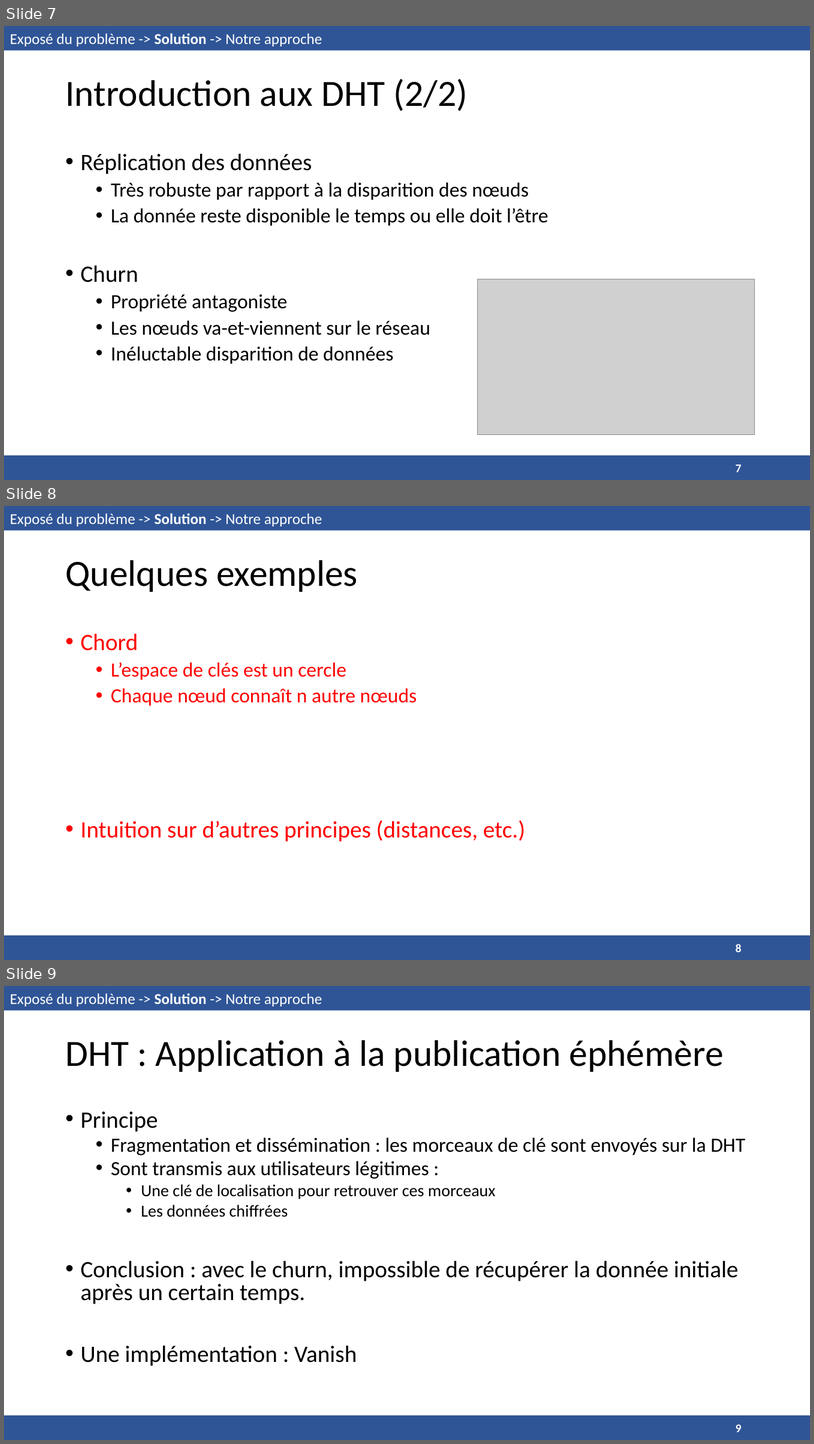
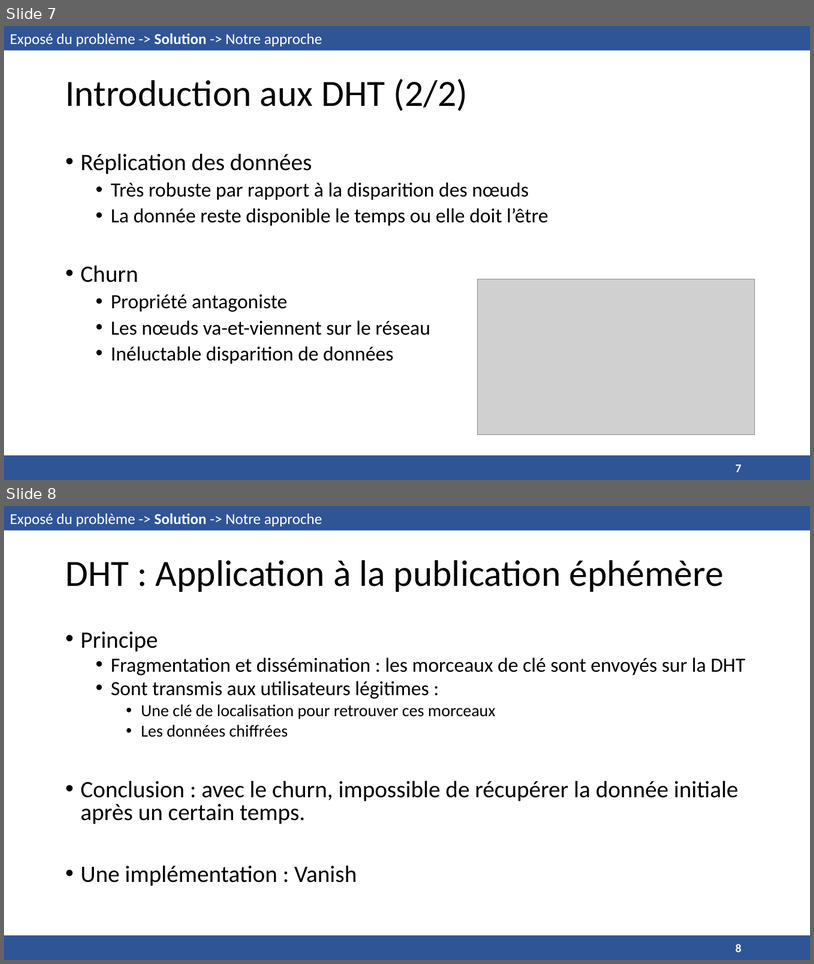
Before and after one commit to ioniATX/DHT_oblivion, a slide deck: présentation.pptx. Shown one above the other, each under a label of ours: slides 7, 8 and 9 before the commit, slides 7 and 8 after it. The pictures are 814x1444 and 814x964 pixels, drawn with LibreOffice and Linux fonts; fonts in the diff are those of the drawing; grey boxes stand for pictures. Boxes give left, top, right and bottom in pixels: in the first picture for what was removed or moved away, otherwise in the second. Text is boxed around its words. In the diff, an @@ line names an element or a change of style, - is before the commit and + after.

```diff
--- a/présentation.pptx
+++ b/présentation.pptx
@@ slide 8 removed at bbox=[4, 506, 810, 960], background #FFFFFF @@
@@ rectangle removed at bbox=[4, 506, 810, 530] @@
@@ text removed at bbox=[10, 513, 323, 526] @@
-Exposé du problème -> Solution -> Notre approche
@@ title removed at bbox=[65, 560, 358, 592] @@
-Quelques exemples
@@ text removed at bbox=[81, 633, 525, 841] @@
-• Chord
-  • L’espace de clés est un cercle
-  • Chaque nœud connaît n autre nœuds
-• Intuition sur d’autres principes (distances, etc.)
@@ rectangle removed at bbox=[4, 936, 810, 960] @@
@@ page number removed at bbox=[736, 943, 742, 952] @@
-8
@@ what was slide 9 is now slide 8 @@
@@ page number at bbox=[736, 943, 742, 952]: text changed @@
-9
+8
```
Also in this commit, not shown: 1 slide changed.
